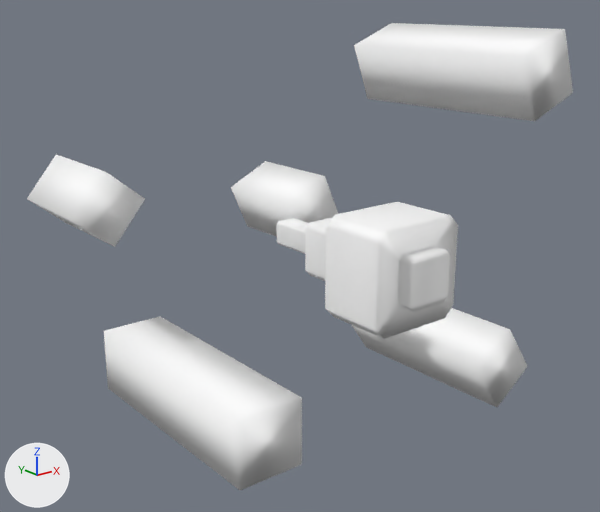
Before and after pictures for a commit that changed the FBX model Reference/Resource/Mesh/Animation/Effect/E_BR_Kusa.fbx.
Before and after are seen from a 50 mm camera at (-0.042, -0.0443, 0.0192) aimed at (0.0031, 0.0121, -0.0033). The lights are fixed; the arrows at lower left show +X, +Y and +Z.

The first picture shows 'main_ball', 'sub_ball1', 'sub_ball2'.
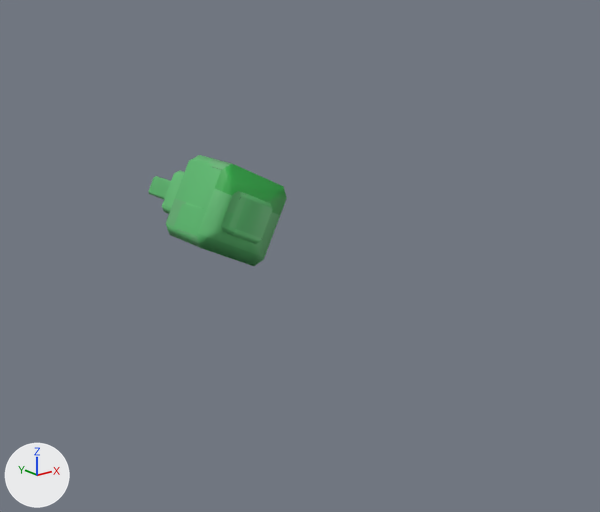
ob_model_scale is not drawn itself; it is the parent of ob_sub_ball2, ob_sub_ball1, ob_main_ball.

Location of each change, [x1, y1, x2, y2] in pixels of the pictures (600 x 512 px):
'sub_ball1', surface changed, moved, rescaled, turned (not visible afterwards)
    before: [104, 23, 573, 490]
'main_ball', surface changed, turned, moved
    before: [277, 202, 458, 339]
    after: [148, 155, 287, 266]
'sub_ball2', surface changed, moved, rescaled, turned (not visible afterwards)
    before: [27, 155, 338, 247]

What changed in the scene script:
```text
Add img_e_br_kusa_png:
    img_e_br_kusa_png = load_image('E_BR_Kusa.png', 'E_BR_Kusa.png', 1024, 1024, 'sRGB')
Change mat_lambert1:
    remove mat_lambert1.base_color = (1.0, 1.0, 1.0)  # white #ffffff
    mat_lambert1.roughness: 0.553 -> 0.5
    add mat_lambert1.texture = img_e_br_kusa_png  # with its transparency
Change ob_sub_ball2:
    ob_sub_ball2.location: (-0.34, -0.264, -0.689) -> (-0.792, -0.22, -1.199)
    ob_sub_ball2.scale: (3.0, 3.0, 3.0) -> (0.0, 0.0, 0.0)
Change ob_sub_ball1:
    ob_sub_ball1.location: (0.294, -0.106, -0.498) -> (-1.288, 0.689, 0.415)
    ob_sub_ball1.scale: (3.0, 3.0, 3.0) -> (0.0, 0.0, 0.0)
Change ob_model_scale:
    ob_model_scale.rotation_euler: (0.0, 0.0, 0.0) -> (0.0, 0.0, 2.676)  # degrees (0, 0, 0) -> degrees (0, 0, 153)
Change ob_main_ball:
    ob_main_ball.location: (0.0, 0.0, 0.178) -> (0.0, 0.0, -1.036)
```
